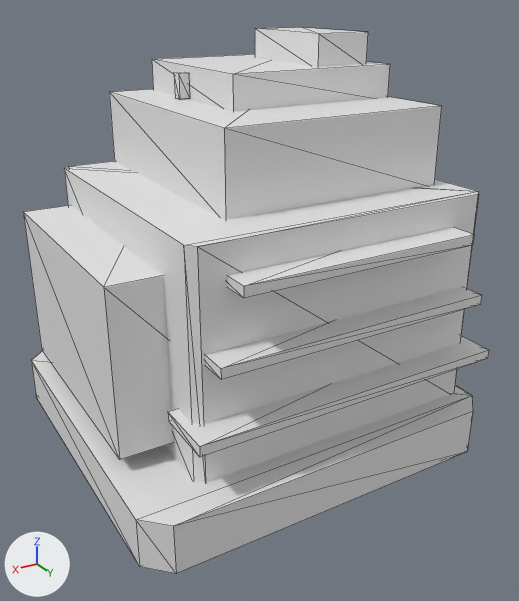
One commit to the OBJ model Assets/Resources/Meshes/zsr_city_2_1.obj: the scene before it, then after it.
The view is the same before and after, from a camera (50 mm lens) standing at (0.905, 1.609, 1.164) and looking at (-0.012, 0.079, 0.399). The axes (+X, +Y, +Z) are drawn at lower left. The lights are the same throughout. The picture after the commit comes second. Mesh edges are drawn as thin lines. Where no turn or scale is listed for an object, it has been applied to the vertices. Vertices at exactly the same position are counted once.

Script lines for the objects in view, before the commit:
```python
me_city_2_1 = bpy.data.meshes.new('City_2_1')
me_city_2_1.from_pydata(...)  # 96 vertices, 152 faces; spans x -0.5..0.5, y -0.48..0.48, z 0.0..1.065
ob_city_2_1 = bpy.data.objects.new('City_2_1', me_city_2_1)
ob_city_2_1.location = (0.0, 0.0, 0.0)
```
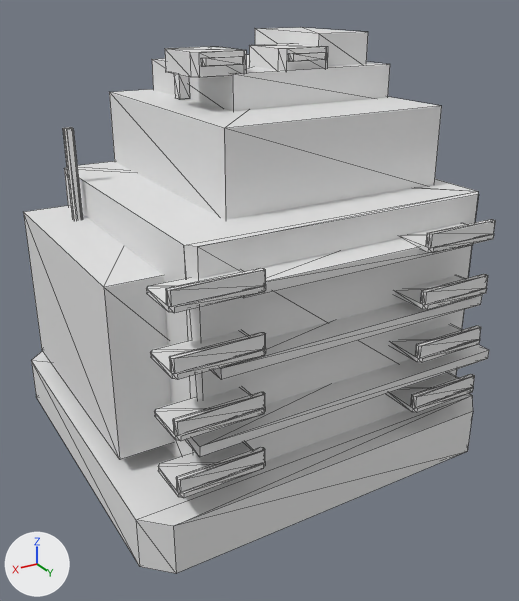
What differs and where, as boxes (x1, y1, x2, y2) in the pictures (519 x 601 px):
'City_2_1', reshaped: before (23, 27, 489, 573); after (23, 27, 496, 573)
part 1 of me_city_2_1, added: after (387, 219, 496, 413)
part 2 of me_city_2_1, added: after (146, 268, 266, 498)
part 3 of me_city_2_1, added: after (63, 43, 328, 219)

What changed in the scene script:
```text
Change me_city_2_1:
    used by ob_city_2_1; location = (0.0, 0.0, 0.0)
    remove me_city_2_1.from_pydata(...)  # 96 vertices, 152 faces; spans x -0.5..0.5, y -0.48..0.48, z 0.0..1.065
    add me_city_2_1.from_pydata(...)  # 416 vertices, 740 faces; spans x -0.5..0.5, y -0.48..0.49, z 0.0..1.065
    me_city_2_1 part 1: 120 vertices added at x -0.425..-0.215, y 0.37..0.49, z 0.2..0.664
    me_city_2_1 part 2: 120 vertices added at x 0.215..0.425, y 0.37..0.49, z 0.2..0.664
    me_city_2_1 part 3: 80 vertices added at x -0.245..0.372, y -0.273..0.058, z 0.14..1.035
```
